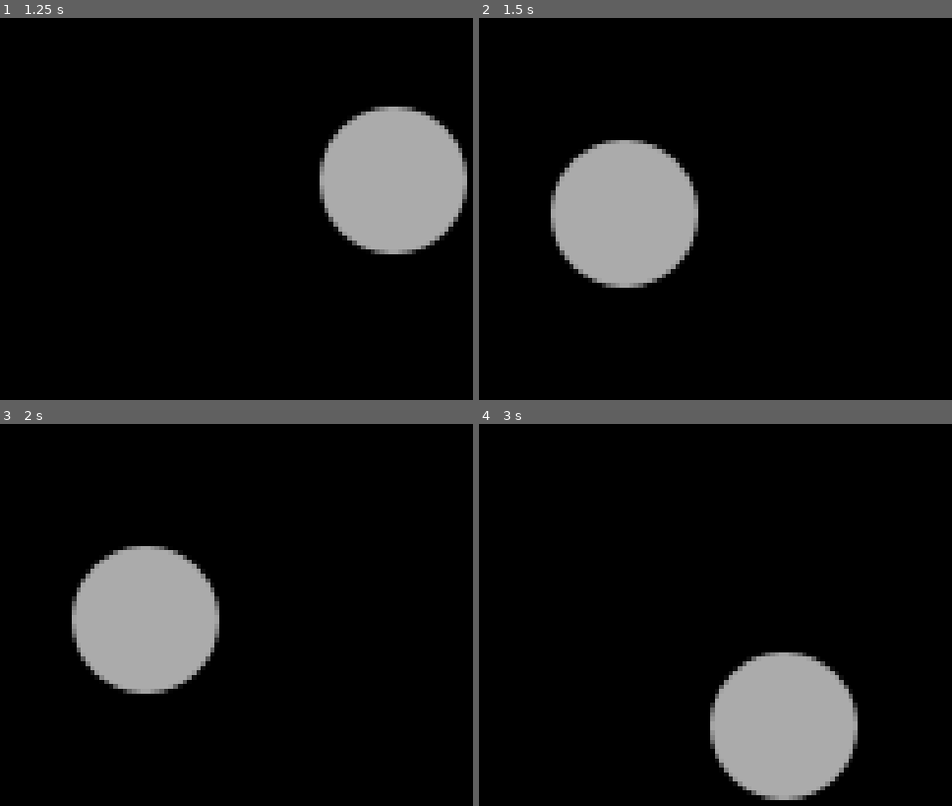
Above: before the commit, frames 1-4 (two rows, left to right).
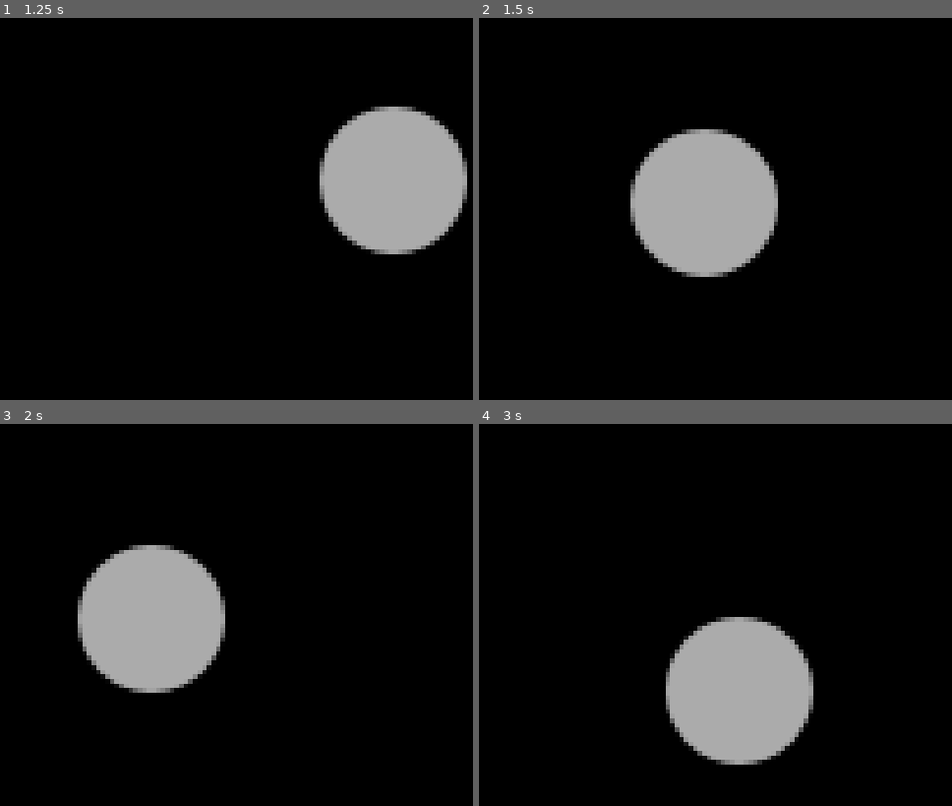
Above: after the commit, the same moments.

Repository: Three-s-A-Crowd-Games/Bubblekinesis
Game: Godot game, scene res://resources/main.tscn
The game is run twice, just before and just after one commit, with the same random seed, the same clock (stepped at 60 frames per second) and the same inputs.
Inputs (mouse positions are in pixels of both pictures, inside the frame that each line leads up to):
- Up to frame 1 (1.25 s): tap Enter at 0.5 s; move the mouse to (outside the picture) at 0.52 s; hold Middle mouse button (cam_drag) from 0.53 s (still down)
- Up to frame 2 (1.5 s): tap Space (reset_cam) at 1.25 s; move the mouse to (715, 201) at 1.27 s; release Middle mouse button (cam_drag) at 1.28 s; tap Middle mouse button (cam_drag) at 1.35 s
- Up to frame 3 (2 s): no input
- Up to frame 4 (3 s): move the mouse to (951, 488) at 2.02 s; hold Middle mouse button (cam_drag) 2.03-2.78 s; tap Mouse wheel up (zoom_in) at 2.1 s; tap Space (reset_cam) at 2.75 s; move the mouse to (833, 676) at 2.77 s; tap Mouse wheel down (zoom_out) at 2.85 s

Frame 1 is identical in both runs. In frame 2, 13% of the frame differs, in the area x 15-64%, y 29-71%; in frame 3, 1.6%; in frame 4, 9.7%.

Commit message:
Proper limits

Diff:
--- a/project.godot
+++ b/project.godot
@@ -14,6 +14,10 @@
 run/main_scene="res://resources/main.tscn"
 config/features=PackedStringArray("4.3", "Forward Plus")
 config/icon="res://icon.svg"
+
+[autoload]
+
+GameState="*res://resources/player/game_state.gd"
 
 [display]
 
--- /dev/null
+++ b/resources/player/game_state.gd
@@ -0,0 +1,9 @@
+extends Node
+
+var play_area :Vector2 = Vector2(256, 256):
+	set(value):
+		play_area_update.emit(value)
+		play_area = value
+var play_area_upgrades = [ 256, 384, 512, 768 ]
+
+signal play_area_update(play_area :Vector2)
--- a/resources/player/player_cam.gd
+++ b/resources/player/player_cam.gd
@@ -5,12 +5,18 @@
 @export var max_zoom = 10
 
 var cur_upgrade = 0
+var zoom_upgrades = [ 6, 4, 2, 1 ]
 
-var zoom_upgrades = [ 6, 4, 2, 1 ]
+func _ready() -> void:
+	GameState.play_area_update.connect(change_play_area)
+	change_play_area(GameState.play_area)
 
 func _input(event: InputEvent) -> void:
 	if event is InputEventMouseMotion and Input.is_action_pressed("cam_drag"):
-		position += event.relative * -sens
+		var act_screen_width_half = (get_viewport_rect().size.x * (1/zoom.x))/2
+		var act_screen_height_half = (get_viewport_rect().size.y * (1/zoom.y))/2
+		position.x = clamp(position.x + event.relative.x * -sens, -GameState.play_area.x + act_screen_width_half, GameState.play_area.x - act_screen_width_half)
+		position.y = clamp(position.y + event.relative.y * -sens, -GameState.play_area.y + act_screen_width_half, GameState.play_area.y - act_screen_width_half)
 	if event.is_action_pressed("reset_cam"):
 		position = Vector2.ZERO
 	if event.is_action("zoom_in"):
@@ -18,5 +24,11 @@
 	if event.is_action("zoom_out"):
 		change_zoom(zoom - Vector2(zoom_sens, zoom_sens))
 
+func change_play_area(play_area :Vector2) -> void:
+	limit_right = play_area.y
+	limit_left = -play_area.y
+	limit_top = -play_area.x
+	limit_bottom = play_area.x
+
 func change_zoom(zoom_level :Vector2) -> void:
 	zoom = clamp(zoom_level, Vector2(zoom_upgrades[cur_upgrade],zoom_upgrades[cur_upgrade]), Vector2(max_zoom,max_zoom))
--- a/resources/player/player_cam.tscn
+++ b/resources/player/player_cam.tscn
@@ -4,4 +4,6 @@
 
 [node name="PlayerCam" type="Camera2D"]
 zoom = Vector2(7.5, 7.5)
+limit_smoothed = true
+position_smoothing_enabled = true
 script = ExtResource("1_ue0wb")
